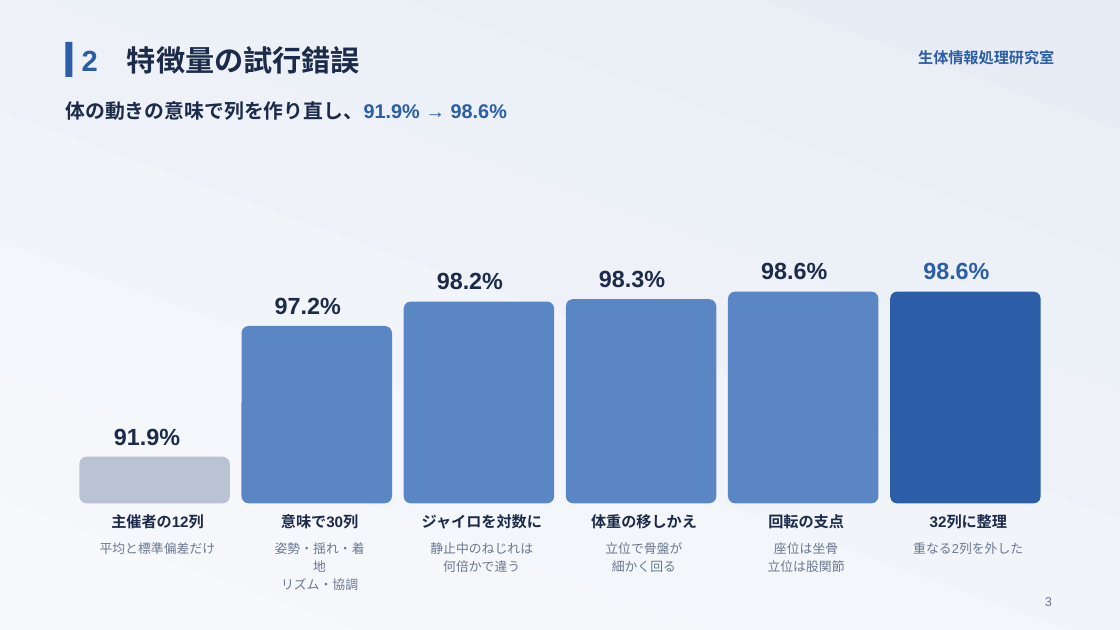
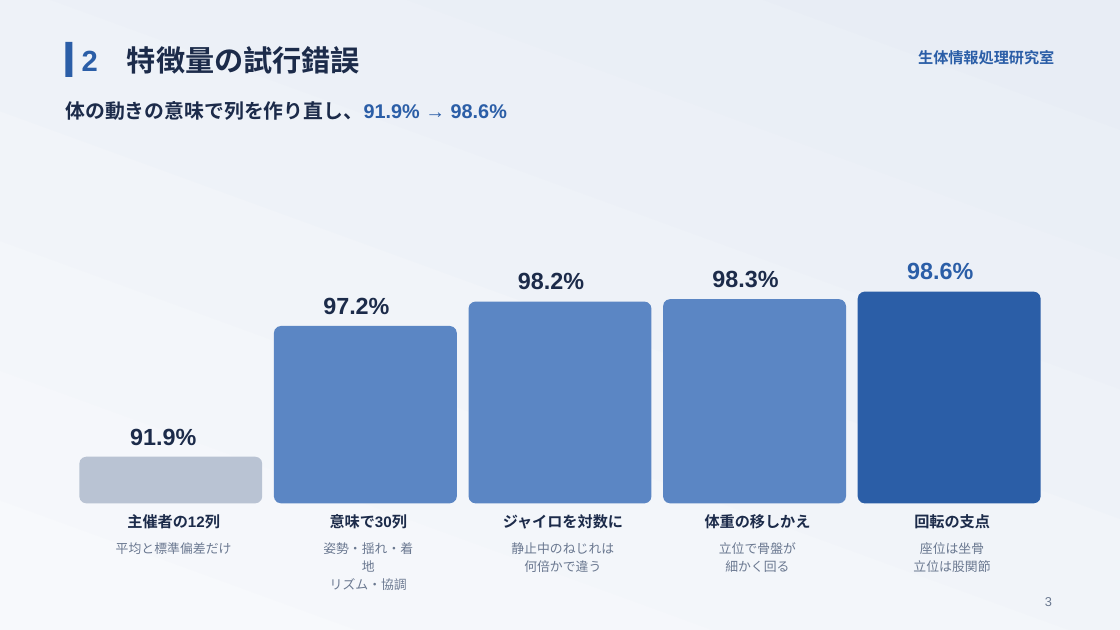
Before and after one commit to takuto-nohara/DataScienceContest, a slide deck: slide 3 of presentation/final_seitailab.pptx. Drawn at 1120x630 pixels with LibreOffice and Linux fonts; fonts in the diff are those of the drawing. Boxes give left, top, right and bottom in pixels: in the first picture for what was removed or moved away, otherwise in the second. Text is boxed around its words. In the diff, an @@ line names an element or a change of style, - is before the commit and + after.

```diff
--- a/presentation/final_seitailab.pptx
+++ b/presentation/final_seitailab.pptx
@@ text "98.6%" at (907, 262, 973, 279): text colour #1C2B4A to #2B5EA7 @@
@@ text removed at (923, 262, 989, 279) @@
-98.6%
@@ proportions changed in 3 elements at (274, 326, 457, 503), (469, 302, 652, 503), (663, 299, 846, 503) @@
@@ rounded rectangle: place and size @@
-rounded rectangle at (566, 299, 717, 503)
+rounded rectangle at (663, 299, 846, 503)
@@ rounded rectangle: place and size @@
-rounded rectangle at (728, 292, 879, 503)
+rounded rectangle at (858, 292, 1041, 503)
@@ rounded rectangle at (858, 292, 1041, 503): fill #5B86C4 to #2B5EA7; proportions changed @@
@@ rounded rectangle removed at (891, 292, 1041, 503) @@
@@ rounded rectangle: place and size @@
-rounded rectangle at (242, 326, 392, 503)
+rounded rectangle at (274, 326, 457, 503)
@@ rounded rectangle: place and size @@
-rounded rectangle at (404, 302, 555, 503)
+rounded rectangle at (469, 302, 652, 503)
@@ rounded rectangle: place and size @@
-rounded rectangle at (79, 457, 229, 504)
+rounded rectangle at (79, 457, 262, 504)
@@ 3 texts: place and size @@
-3 texts at (100, 428, 216, 554)
+3 texts at (116, 428, 232, 554)
@@ 3 texts: place and size @@
-3 texts at (275, 297, 365, 590)
+3 texts at (323, 297, 413, 590)
@@ 3 texts: place and size @@
-3 texts at (422, 272, 542, 572)
+3 texts at (503, 272, 623, 572)
@@ 3 texts: place and size @@
-3 texts at (591, 270, 697, 572)
+3 texts at (705, 270, 811, 572)
@@ 3 texts: place and size @@
-3 texts at (761, 262, 845, 572)
+3 texts at (907, 262, 990, 572)
@@ text removed at (930, 515, 1007, 528) @@
-32列に整理
@@ text removed at (913, 542, 1023, 554) @@
-重なる2列を外した
```
Also in this commit, not shown: 6 other slides changed, 12 other files.
